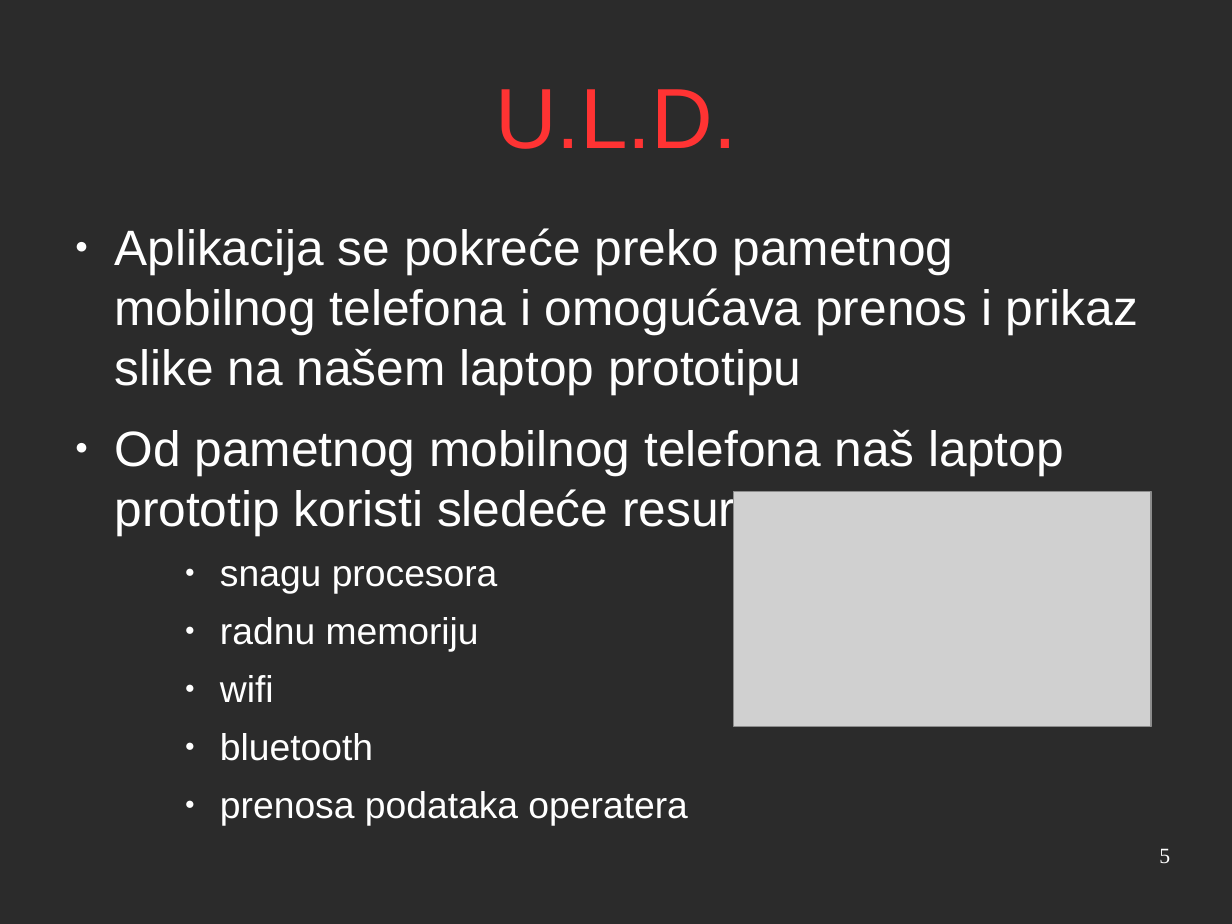
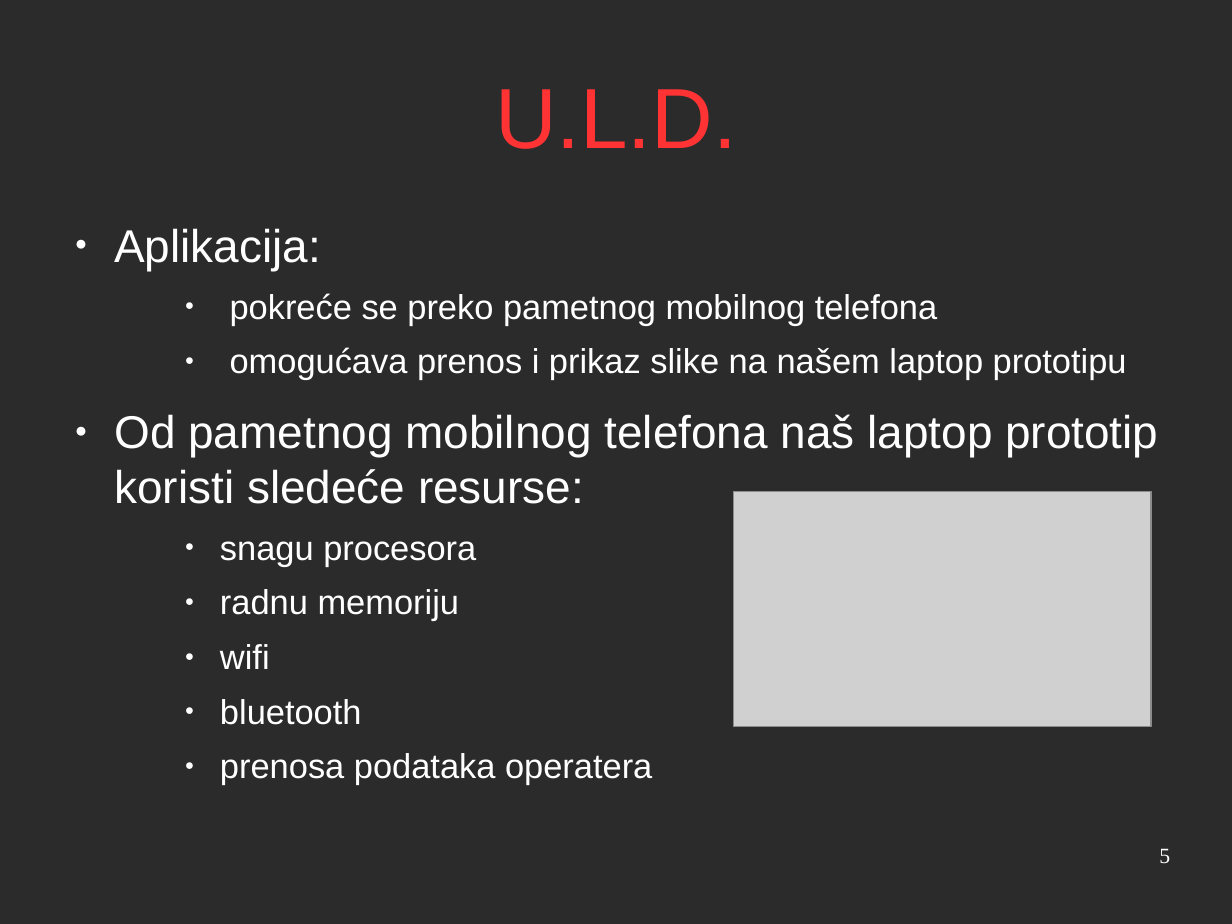
Before and after one commit to salesh/UpravljanjeProjektima, a slide deck: slide 5 of prezentacija/prezentacija.odp. Drawn at 1232x924 pixels with LibreOffice and Linux fonts; fonts in the diff are those of the drawing; grey boxes stand for pictures; background and template pictures are left out; a plain dark background stands for a picture behind light text. Boxes give left, top, right and bottom in pixels: in the first picture for what was removed or moved away, otherwise in the second. Text is boxed around its words. In the diff, an @@ line names an element or a change of style, - is before the commit and + after.

```diff
--- a/prezentacija/prezentacija.odp
+++ b/prezentacija/prezentacija.odp
@@ text at [114,228,1127,379]: text changed; size 32 to 22.2 pt @@
-● Aplikacija se pokreće preko pametnog mobilnog telefona i omogućava prenos i prikaz slike na našem laptop prototipu
+● Aplikacija:
+    ● pokreće se preko pametnog mobilnog telefona
+    ● omogućava prenos i prikaz slike na našem laptop prototipu
@@ text at [114,414,1158,725]: size 32 to 29.6 pt in "Od pametnog mobilnog telefona naš laptop prototip ..."; size 24 to 22.2 pt in "snagu procesora", "radnu memoriju", "wifi", "bluetooth" and 1 more places @@
```
Also in this commit, not shown: 4 other slides changed.
